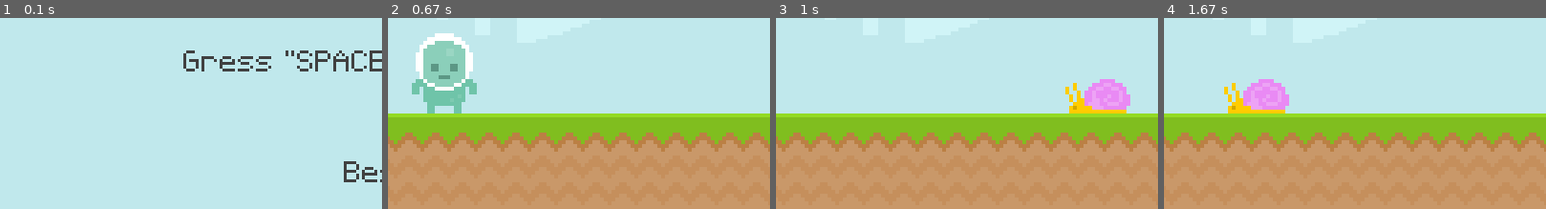
Above: before the commit, frames 1-4 (left to right).
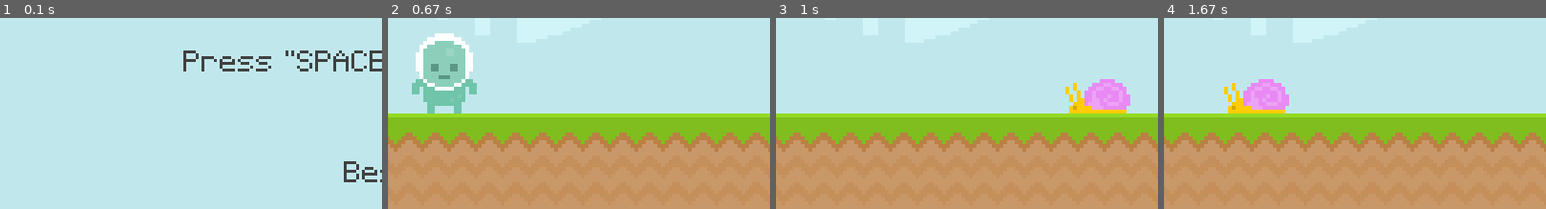
Above: after the commit, the same moments.

Repository: Sendzeagahara/pygame-test-1
Game: pygame game, started from main.py
The game is run twice, just before and just after one commit, with the same random seed, the same clock (stepped at 60 frames per second) and the same inputs.
Inputs:
- Up to frame 1 (0.1 s): no input
- Up to frame 2 (0.67 s): tap Space at 0.33 s
- Up to frame 3 (1 s): tap Space at 0.67 s
- Up to frame 4 (1.67 s): tap Space at 1.07, 1.37 s
The pictures show only the part of the screen within x 3-53%, y 50-100%; the shares and areas given below are measured in that part.

The runs differ from the first frame. In frame 1, 0.1% of the frame differs, in the area x 48-52%, y 17-28%; in frame 2, nothing differs; in frame 3, nothing differs; in frame 4, nothing differs.

Commit message:
Minor text fixes

Diff:
--- a/main.py
+++ b/main.py
@@ -17,7 +17,7 @@
 
 pygame.init()
 screen = pygame.display.set_mode((800, 400))
-pygame.display.set_caption('test-1')
+pygame.display.set_caption('Git Gud')
 main_font = pygame.font.Font('font/Pixeltype.ttf', 50)
 clock = pygame.time.Clock()
 game_active = False
@@ -32,7 +32,7 @@
 game_over_surface_1 = main_font.render('Git Gud', False, (64, 64, 64))
 game_over_rectangle_1 = game_over_surface_1.get_rect(center=(400, 150))
 
-game_over_surface_2 = main_font.render('Gress  "SPACE"  to Git Gud', False, (64, 64, 64))
+game_over_surface_2 = main_font.render('Press  "SPACE"  to Git Gud', False, (64, 64, 64))
 game_over_rectangle_2 = game_over_surface_2.get_rect(center=(400, 250))
 
 # player
